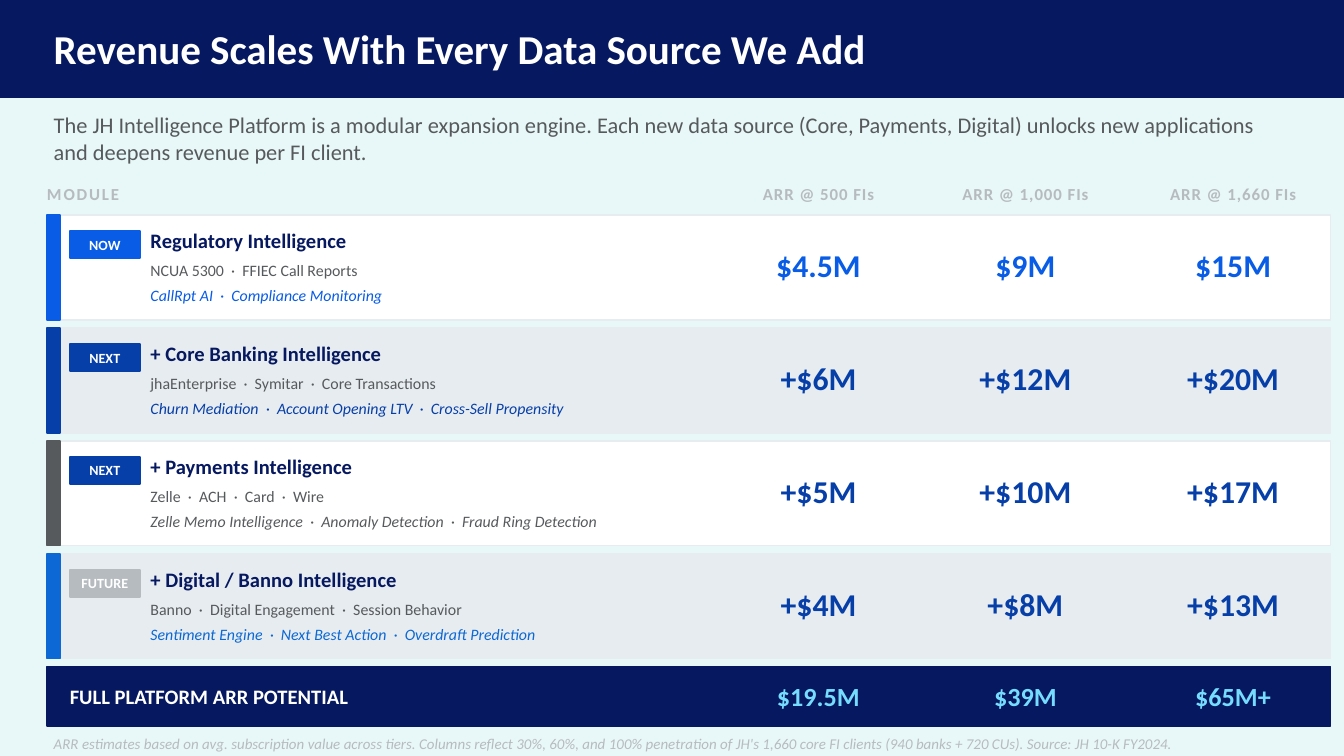
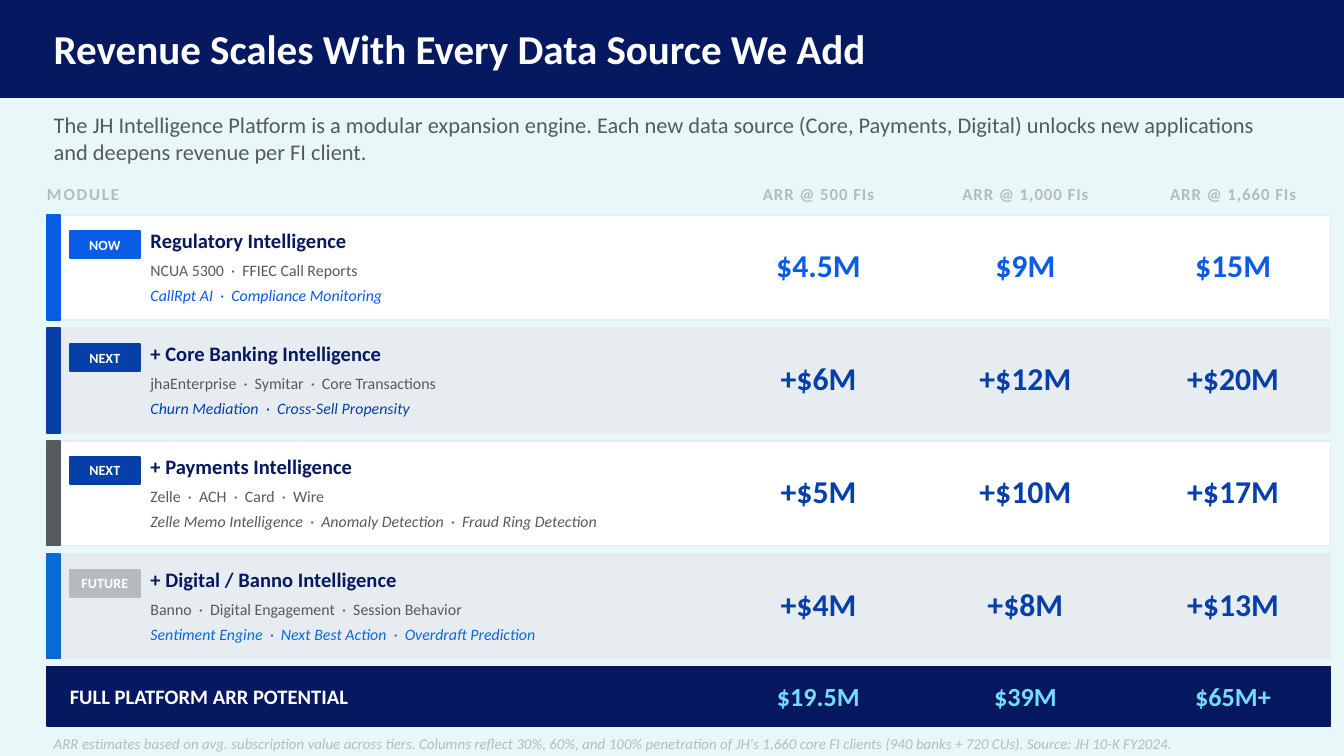
Before and after one commit to MonkeyWrenchGang/jhai_presentations, a slide deck: slide 17 of JH_DS_Strategy_JHBI.pptx. Drawn at 1344x756 pixels with LibreOffice and Linux fonts; fonts in the diff are those of the drawing. Boxes give left, top, right and bottom in pixels: in the first picture for what was removed or moved away, otherwise in the second. Text is boxed around its words. In the diff, an @@ line names an element or a change of style, - is before the commit and + after.

Commit message:
Remove Call Report AI & Account Opening LTV; move Anomaly Detection to Phase 3
- Horizon Pipeline: removed Call Report AI and Account Opening LTV; resized to 3x2 grid (6 Year 2 apps)
- App Delivery Gantt: removed Call Report AI and Account Opening LTV rows; moved Anomaly Detection bar to Phase 3 (Q3 FY27+)
- Phased Roadmap: Phase 2 now has Zelle Memo, Personal-as-Commercial, Gen. Wealth Deflection; Phase 3 adds Anomaly Detection, removes Account Opening LTV
- Data Source Gantt: removed NCUA 5300 Call Reports row; cleaned up Core Banking apps reference
- Updated Horizon callout strip and footer text throughout

```diff
--- a/JH_DS_Strategy_JHBI.pptx
+++ b/JH_DS_Strategy_JHBI.pptx
@@ text at <box>150,403,410,417</box>: text changed @@
-Churn Mediation · Account Opening LTV · Cross-Sell Propensity
+Churn Mediation · Cross-Sell Propensity
```
Also in this commit, not shown: 5 other slides changed, 1 other file.
